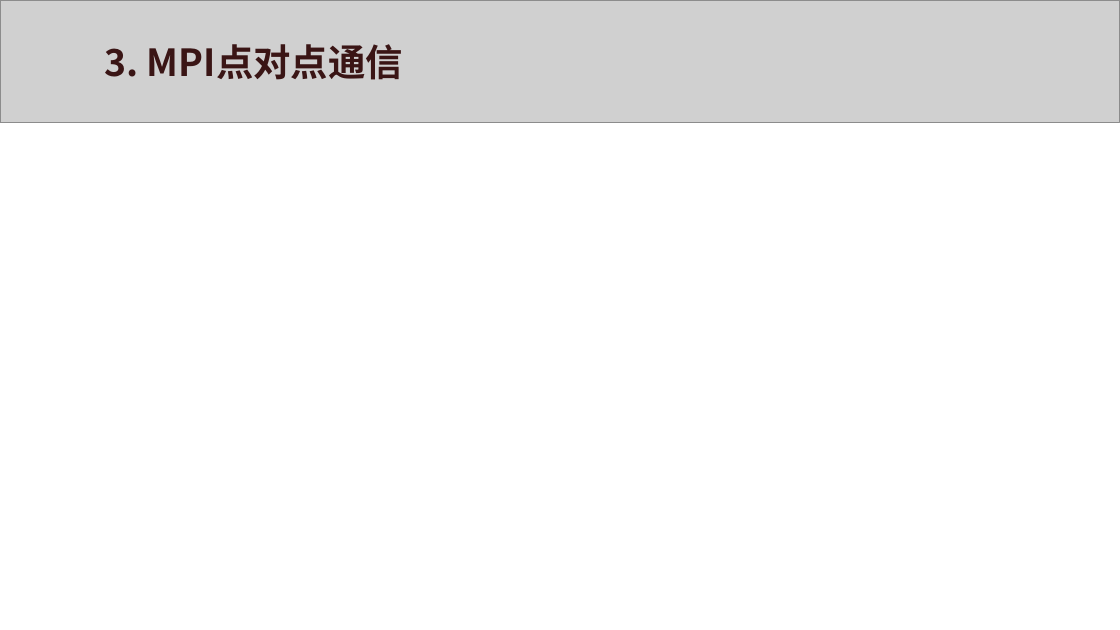
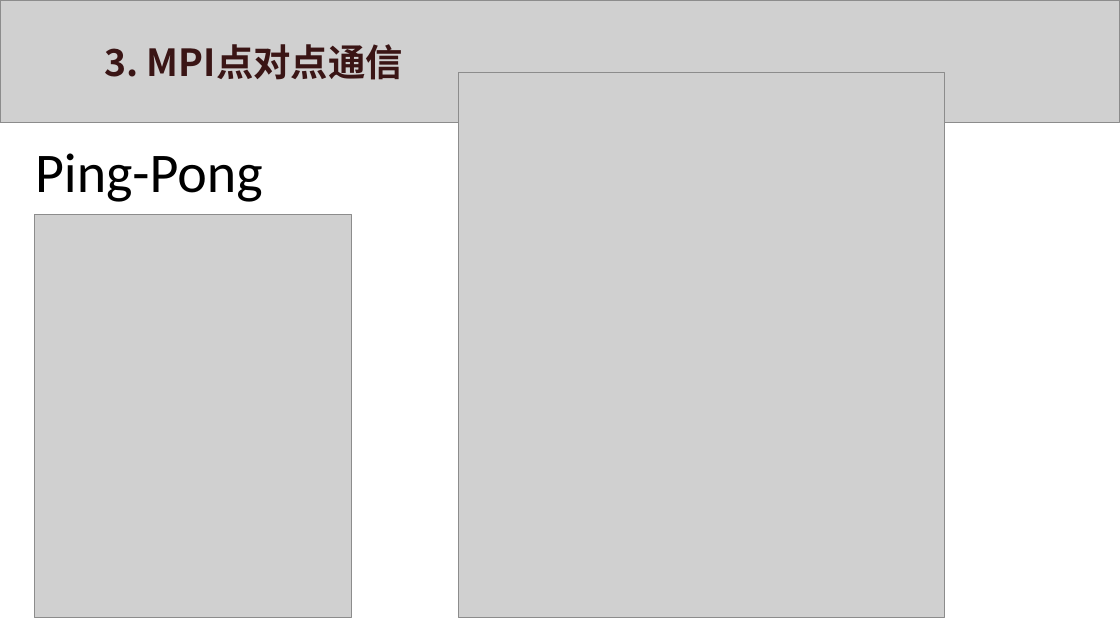
Before and after one commit to xws117/Bilibili-tutorial, a slide deck: slide 10 of MPI.pptx (slide 12 before the commit). Drawn at 1120x630 pixels with LibreOffice and Linux fonts; fonts in the diff are those of the drawing; grey boxes stand for pictures. Boxes give left, top, right and bottom in pixels: in the first picture for what was removed or moved away, otherwise in the second. Text is boxed around its words. In the diff, an @@ line names an element or a change of style, - is before the commit and + after.

```diff
--- a/MPI.pptx
+++ b/MPI.pptx
@@ picture added at box(458, 73, 944, 618) @@
@@ text added at box(35, 153, 263, 202), 36 pt, text #000000 @@
+Ping-Pong
@@ picture added at box(35, 214, 352, 617) @@
```
Also in this commit, not shown: 3 other slides changed, 11 slides added, 7 slides removed.
